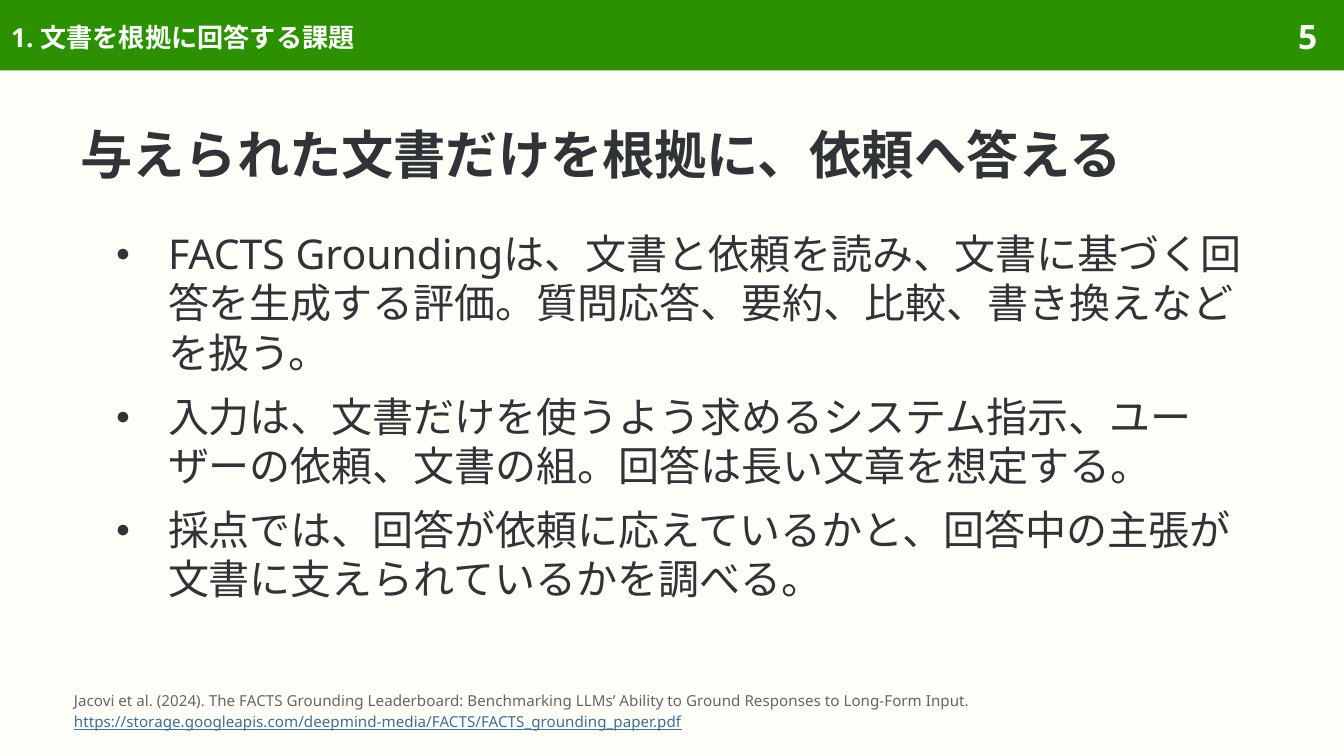
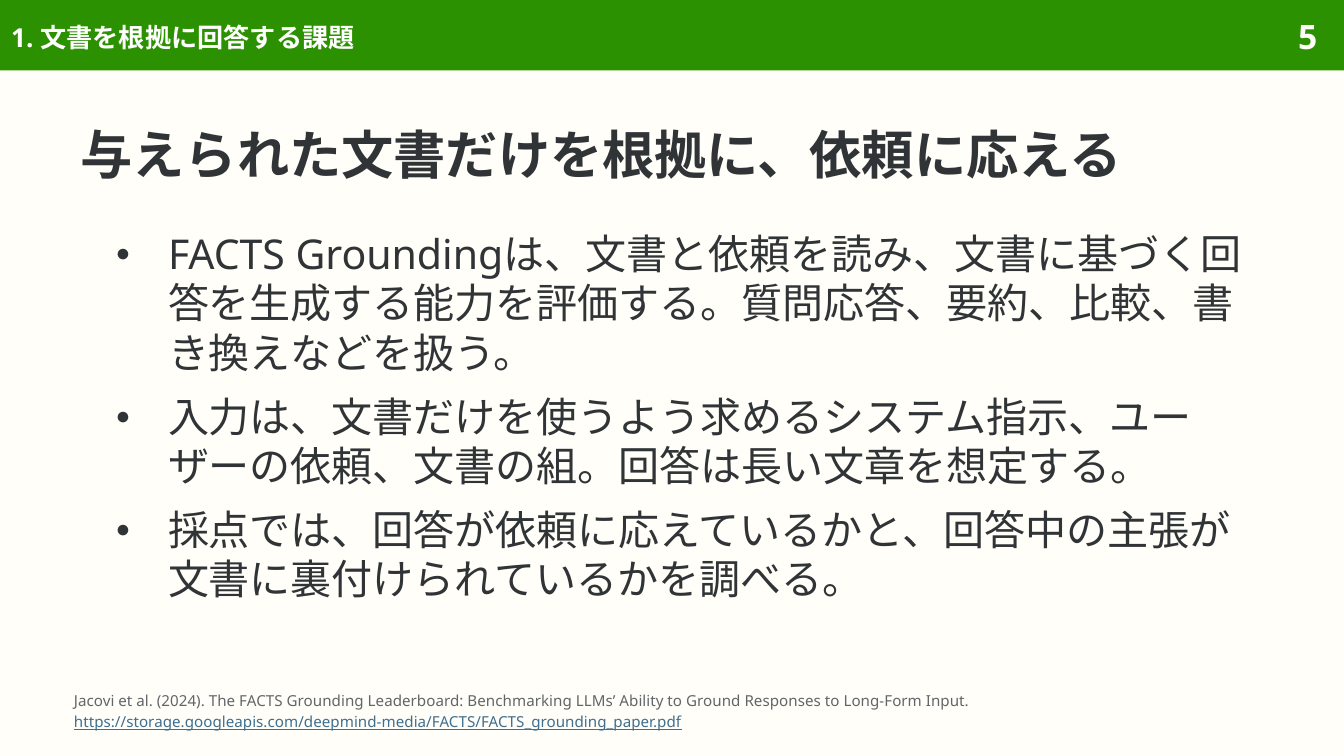
Before and after one commit to sasakiy84/datasets-in-10-minutes, a slide deck: slide 5 of slides/datasets-in-10-minutes-facts-grounding.pptx. Drawn at 1344x756 pixels with LibreOffice and Linux fonts; fonts in the diff are those of the drawing. Boxes give left, top, right and bottom in pixels: in the first picture for what was removed or moved away, otherwise in the second. Text is boxed around its words. In the diff, an @@ line names an element or a change of style, - is before the commit and + after.

Commit message:
Proofread facts-grounding slides page by page with Gemini

```diff
--- a/slides/datasets-in-10-minutes-facts-grounding.pptx
+++ b/slides/datasets-in-10-minutes-facts-grounding.pptx
@@ title at [81,129,1122,179]: text changed @@
-与えられた文書だけを根拠に、依頼へ答える
+与えられた文書だけを根拠に、依頼に応える
@@ text at [168,234,1242,372]: text changed @@
-● FACTS Groundingは、文書と依頼を読み、文書に基づく回答を生成する評価。質問応答、要約、比較、書き換えなどを扱う。
+● FACTS Groundingは、文書と依頼を読み、文書に基づく回答を生成する能力を評価する。質問応答、要約、比較、書き換えなどを扱う。
@@ text at [168,510,1230,598]: text changed @@
-● 採点では、回答が依頼に応えているかと、回答中の主張が文書に支えられているかを調べる。
+● 採点では、回答が依頼に応えているかと、回答中の主張が文書に裏付けられているかを調べる。
```
Also in this commit, not shown: 16 other slides changed, 7 other files.
